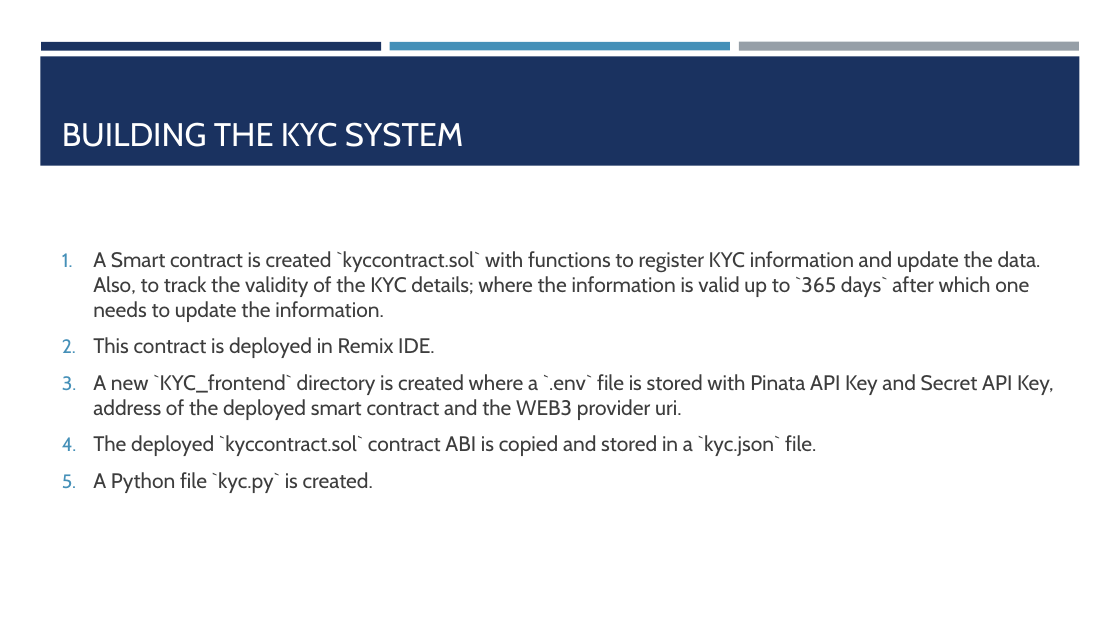
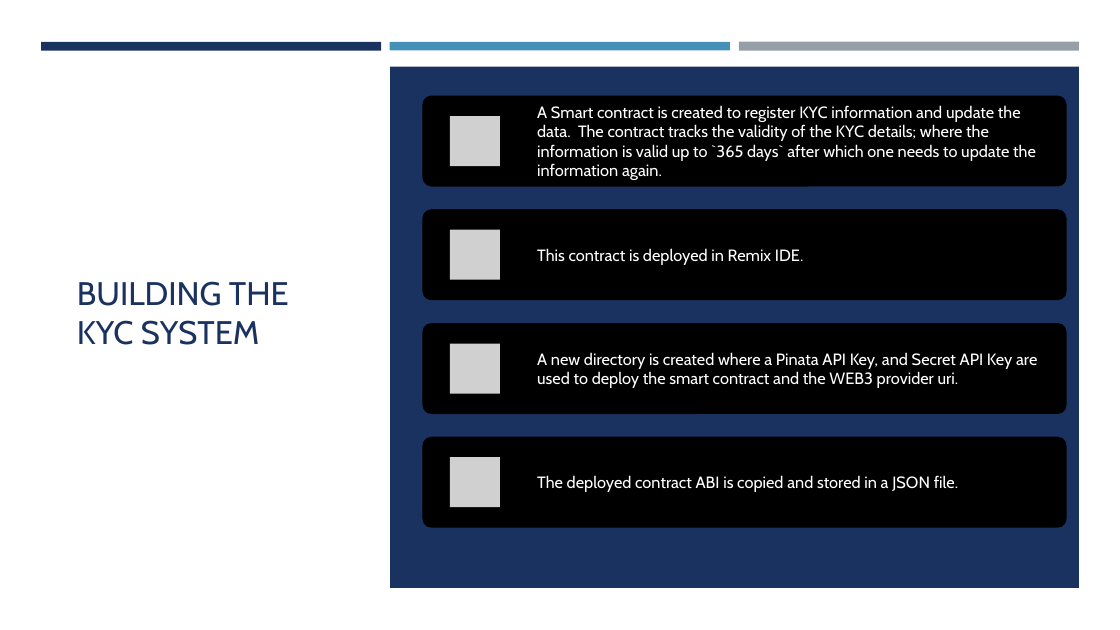
Before and after one commit to dlynes12/KYC-blockchain, a slide deck: slide 6 of Presentation .pptx. Drawn at 1120x630 pixels with LibreOffice and Linux fonts; fonts in the diff are those of the drawing; grey boxes stand for pictures. Boxes give left, top, right and bottom in pixels: in the first picture for what was removed or moved away, otherwise in the second. Text is boxed around its words. In the diff, an @@ line names an element or a change of style, - is before the commit and + after.

Commit message:
updated PP

```diff
--- a/Presentation .pptx
+++ b/Presentation .pptx
@@ background #FFFFFF to gradient #757575 to #343434 @@
@@ rectangle added at (0, 0, 1120, 630), fill #FFFFFF @@
@@ rectangle removed at (40, 56, 1080, 166) @@
@@ rectangle added at (390, 66, 1079, 588), fill #1A3260 @@
@@ title "BUILDING THE KYC SYSTEM": place and size @@
-title "BUILDING THE KYC SYSTEM" at (62, 122, 464, 147)
+title "BUILDING THE KYC SYSTEM" at (77, 281, 289, 345)
@@ title "BUILDING THE KYC SYSTEM" at (77, 281, 289, 345): text colour #FFFFFF to #1A3260; vertical alignment bottom to middle @@
@@ text removed at (93, 251, 1054, 493) @@
-1. A Smart contract is created `kyccontract.sol` with functions to register KYC information and update the data. Also, to track the validity of the KYC details; where the information is valid up to `365 days` after which one needs to update the information.
-2. This contract is deployed in Remix IDE.
-3. A new `KYC_frontend` directory is created where a `.env` file is stored with Pinata API Key and Secret API Key, address of the deployed smart contract and the WEB3 provider uri.
-4. The deployed `kyccontract.sol` contract ABI is copied and stored in a `kyc.json` file.
-5. A Python file `kyc.py` is created.
@@ group added at (423, 96, 1067, 528): 4 rounded rectangles, 4 pictures, 4 texts @@
+A Smart contract is created to register KYC information and update the data. The contract tracks the validity of the KYC details; where the information is valid up to `365 days` after which one needs to update the information again.
+This contract is deployed in Remix IDE.
+A new directory is created where a Pinata API Key, and Secret API Key are used to deploy the smart contract and the WEB3 provider uri.
+The deployed contract ABI is copied and stored in a JSON file.
```
Also in this commit, not shown: 1 other slide changed.
